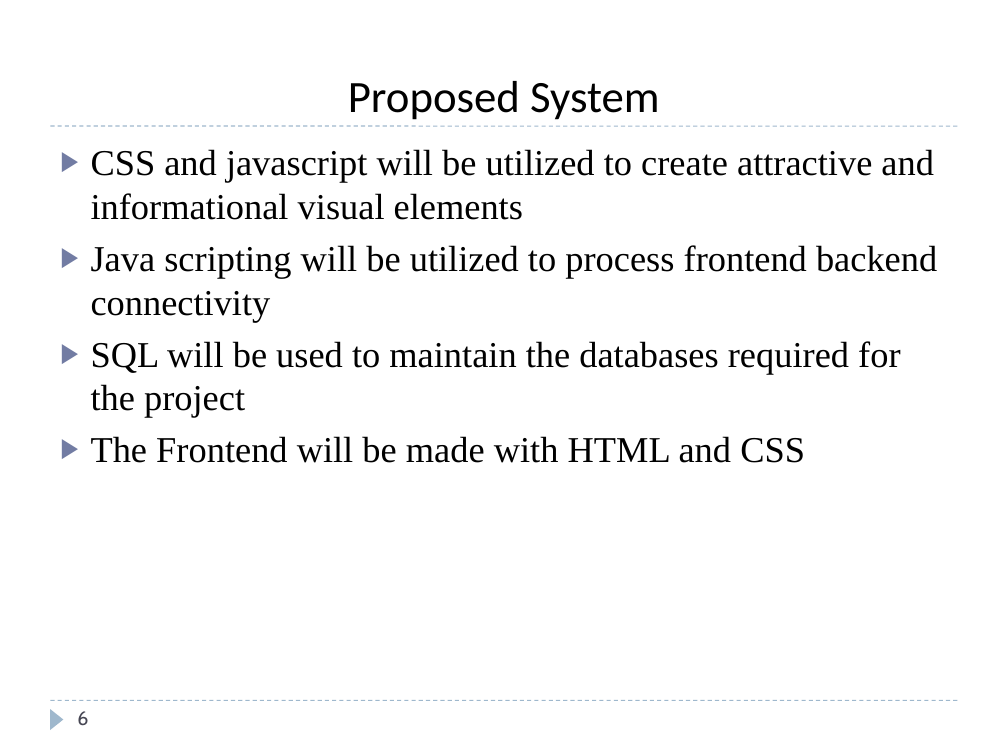
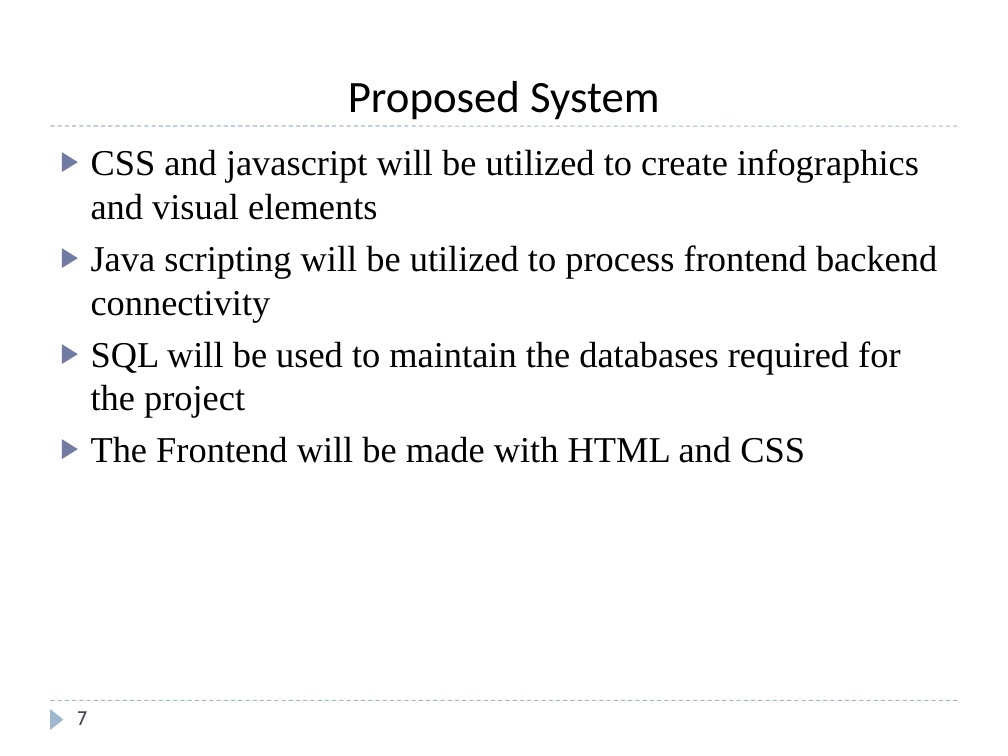
Before and after one commit to Easwer-ALU/ADP-project, a slide deck: slide 7 of ADP-PROJECT-PPT-TEMPLATE.pptx (slide 6 before the commit). Drawn at 1008x756 pixels with LibreOffice and Linux fonts; fonts in the diff are those of the drawing. Boxes give left, top, right and bottom in pixels: in the first picture for what was removed or moved away, otherwise in the second. Text is boxed around its words. In the diff, an @@ line names an element or a change of style, - is before the commit and + after.

```diff
--- a/ADP-PROJECT-PPT-TEMPLATE.pptx
+++ b/ADP-PROJECT-PPT-TEMPLATE.pptx
@@ text at box(91, 149, 919, 220): text changed @@
-▶ CSS and javascript will be utilized to create attractive and informational visual elements
+▶ CSS and javascript will be utilized to create infographics and visual elements
@@ page number at box(77, 711, 87, 725): text changed @@
-6
+7
```
Also in this commit, not shown: 11 other slides changed, 2 slides added, 1 slide removed, 4 other files.
